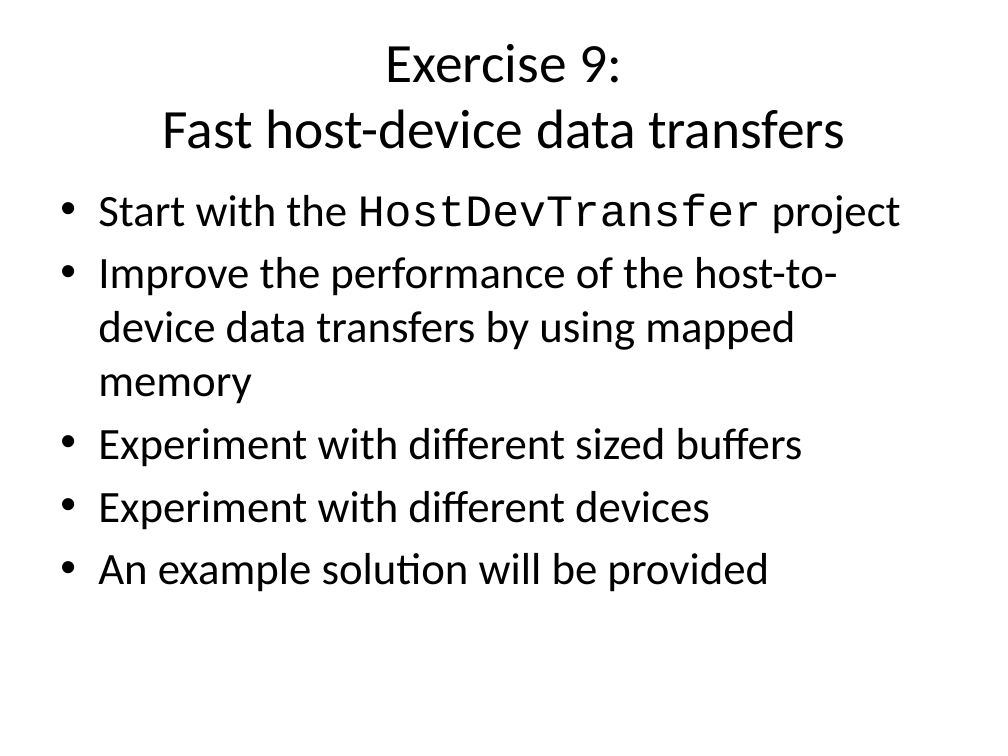
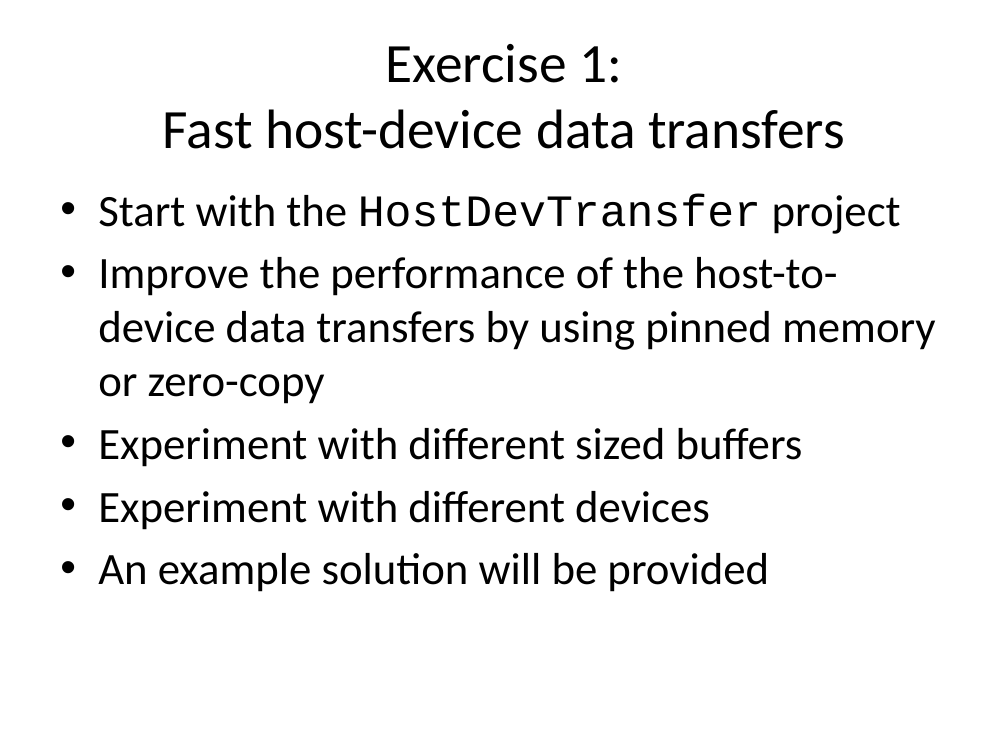
Before and after one commit to UoB-HPC/opencl-training-code, a slide deck: slide 24 of slides/advanced_part1.pptx (slide 23 before the commit). Drawn at 1008x756 pixels with LibreOffice and Linux fonts; fonts in the diff are those of the drawing. Boxes give left, top, right and bottom in pixels: in the first picture for what was removed or moved away, otherwise in the second. Text is boxed around its words. In the diff, an @@ line names an element or a change of style, - is before the commit and + after.

```diff
--- a/slides/advanced_part1.pptx
+++ b/slides/advanced_part1.pptx
@@ title at bbox=[163, 44, 845, 149]: text changed @@
-Exercise 9:
-Fast host-device data transfers
+Exercise 1:
+Fast host-device data transfers
@@ text at bbox=[98, 257, 936, 404]: text changed @@
-• Improve the performance of the host-to-device data transfers by using mapped memory
+• Improve the performance of the host-to-device data transfers by using pinned memory or zero-copy
```
Also in this commit, not shown: 8 other slides changed, 1 slide added.
